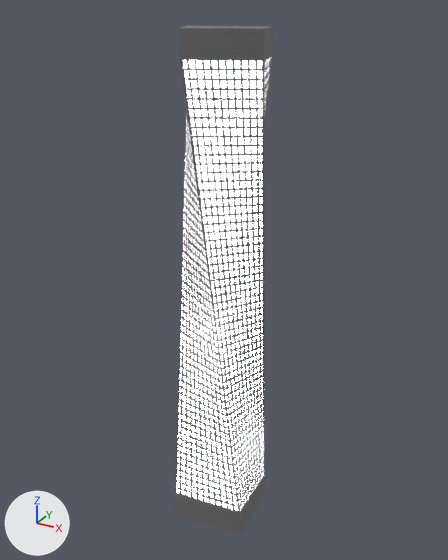
The FBX model Assets/Models/WesteriaIsland/KensingtonTower.fbx: old version first, new version second.
One viewpoint serves both versions: a 50 mm camera at (148.0, -332.0, 334.0) aimed at (-24.0, -19.0, 177.0). The lights are fixed; the arrows at lower left show +X, +Y and +Z.

Names of what the first picture shows: 'KensingtonTower'.
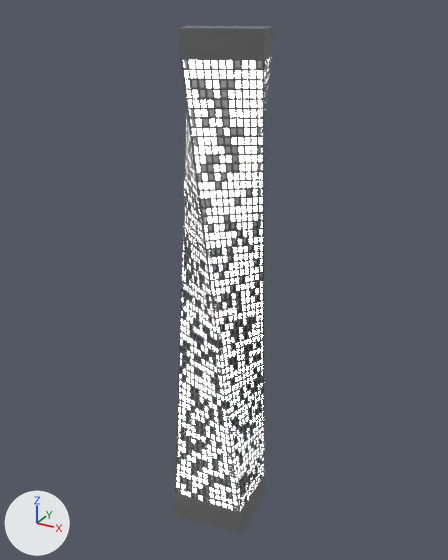
What differs and where, as boxes [x1, y1, x2, y2] in the pictures (448 x 560 px):
part 1 of me_vert_018, recoloured: [176, 60, 263, 510] in both

What changed in the scene script:
```text
Add mat_material:
    mat_material = principled_material('Material')
    mat_material.base_color = (1.0, 1.0, 1.0)  # white #ffffff
    mat_material.metallic = 1.0
    mat_material.roughness = 0.0
Change me_vert_018:
    where me_vert_018.from_pydata(...)  # 24136 vertices, 24134 faces; spans x -54.0..8.0, y -52.0..0.0, z 0.0..324.0
    used by ob_kensingtontower; location = (0.0, 0.0, 0.0)
    me_vert_018 part 1: 843 of the faces centred in x -52.0..6.0, y -49.0..-1.0, z 21.0..308.0 switch from mat_window (its picture is missing) to mat_material (white #ffffff)
```
